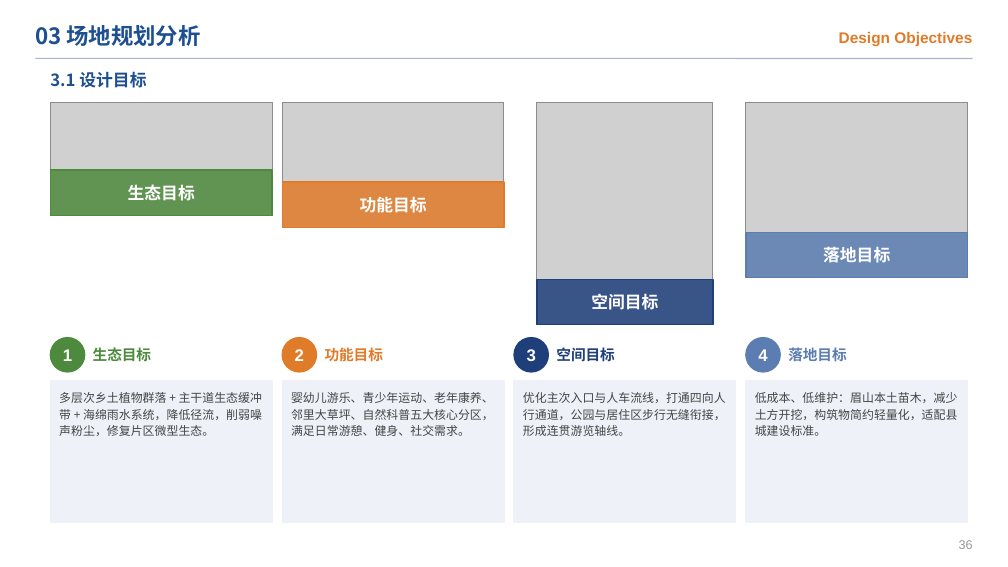
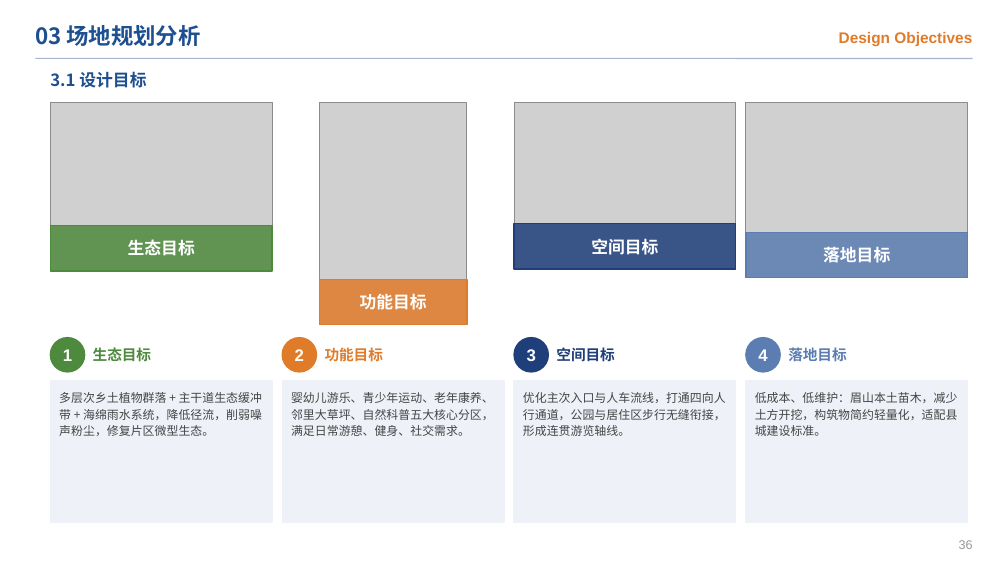
Before and after one commit to chun96309-cloud/lxfs, a slide deck: slide 38 of 跃动栖园_开题答辩PPT.pptx. Drawn at 1008x567 pixels with LibreOffice and Linux fonts; fonts in the diff are those of the drawing; grey boxes stand for pictures. Boxes give left, top, right and bottom in pixels: in the first picture for what was removed or moved away, otherwise in the second. Text is boxed around its words. In the diff, an @@ line names an element or a change of style, - is before the commit and + after.

```diff
--- a/跃动栖园_开题答辩PPT.pptx
+++ b/跃动栖园_开题答辩PPT.pptx
@@ picture: place and size @@
-picture at (50,103,272,216)
+picture at (50,103,272,271)
@@ picture: place and size @@
-picture at (282,103,504,228)
+picture at (320,103,468,325)
@@ picture: place and size @@
-picture at (537,103,714,325)
+picture at (514,103,736,269)
@@ rectangle: place and size @@
-rectangle at (50,170,272,216)
+rectangle at (50,226,272,271)
@@ text "生态目标": place and size @@
-text "生态目标" at (128,184,195,201)
+text "生态目标" at (128,239,195,256)
@@ rectangle: place and size @@
-rectangle at (537,279,714,325)
+rectangle at (514,224,736,269)
@@ text "空间目标": place and size @@
-text "空间目标" at (591,293,658,310)
+text "空间目标" at (591,238,658,255)
@@ rectangle: place and size @@
-rectangle at (282,182,504,228)
+rectangle at (320,279,468,325)
@@ text "功能目标": place and size @@
-text "功能目标" at (360,197,427,213)
+text "功能目标" at (360,294,427,310)
```
Also in this commit, not shown: 20 other slides changed, 38 other files.
